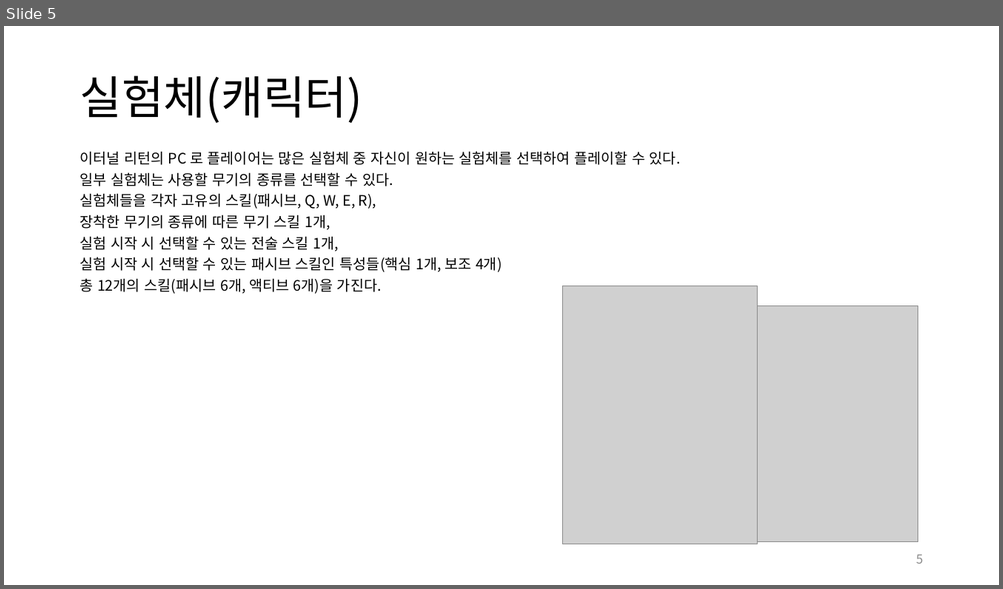
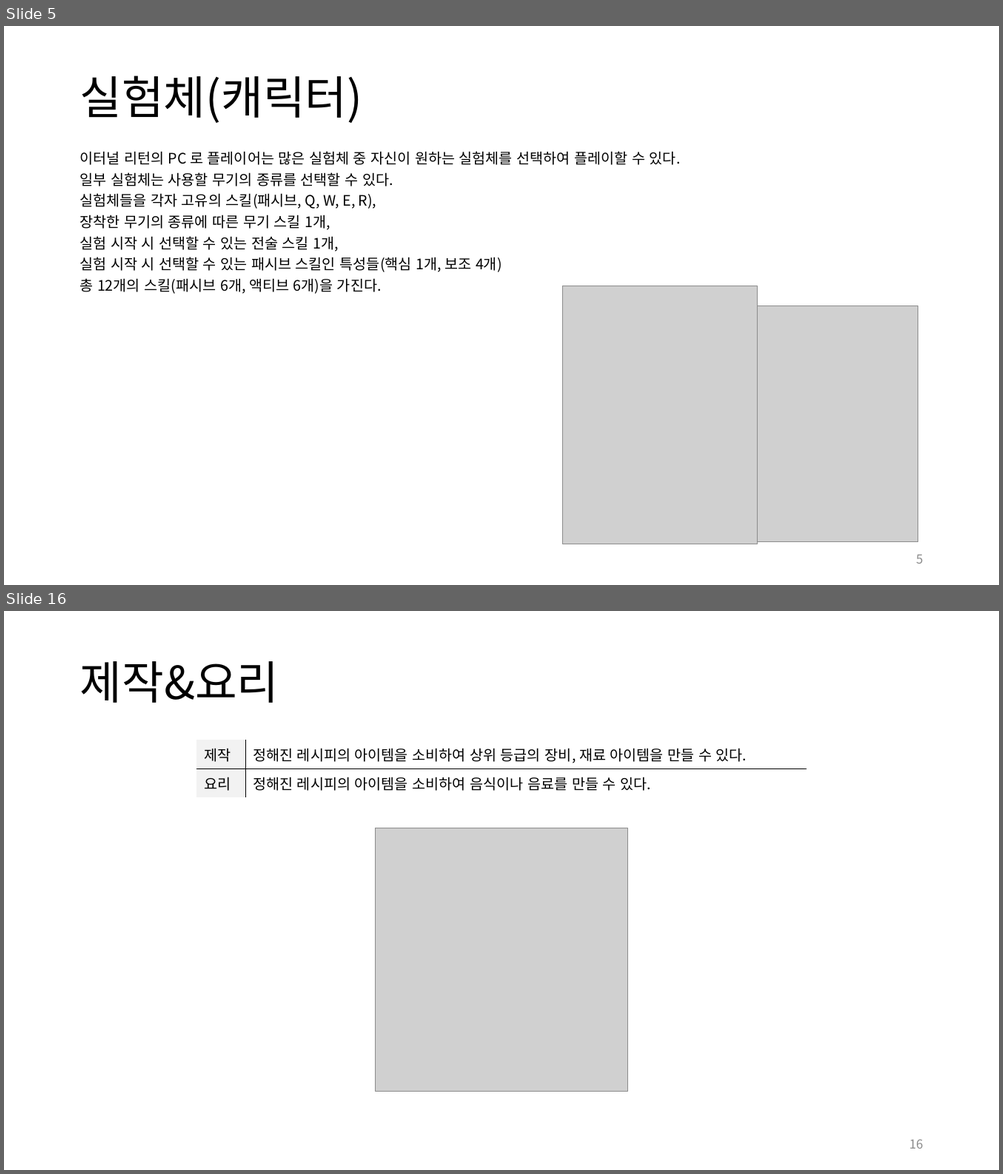
Before and after one commit to yjk0401/unityenginebasic_9th, a slide deck: 기획/이터널 리턴/이터널 리턴 역기획서.pptx. Shown one above the other, each under a label of ours: slide 5 before the commit, slides 5 and 16 after it; the slides between them are not shown. The pictures are 1003x589 and 1003x1174 pixels, drawn with LibreOffice and Linux fonts; fonts in the diff are those of the drawing; grey boxes stand for pictures. Boxes give left, top, right and bottom in pixels: in the first picture for what was removed or moved away, otherwise in the second. Text is boxed around its words. In the diff, an @@ line names an element or a change of style, - is before the commit and + after.

```diff
--- a/기획/이터널 리턴/이터널 리턴 역기획서.pptx
+++ b/기획/이터널 리턴/이터널 리턴 역기획서.pptx
@@ slide 16 added at [4, 611, 999, 1170], background #FFFFFF @@
@@ title added at [80, 661, 279, 703], 44 pt, text #000000 @@
+제작&요리
@@ table added at [196, 740, 807, 794], 2 rows, 2 columns @@
+제작 | 정해진 레시피의 아이템을 소비하여 상위 등급의 장비, 재료 아이템을 만들 수 있다.
+요리 | 정해진 레시피의 아이템을 소비하여 음식이나 음료를 만들 수 있다.
@@ picture added at [375, 828, 628, 1091] @@
@@ page number added at [909, 1139, 923, 1149], 12 pt, text #8C8C8C @@
+16
```
Also in this commit, not shown: 7 slides changed, 9 other slides added.
